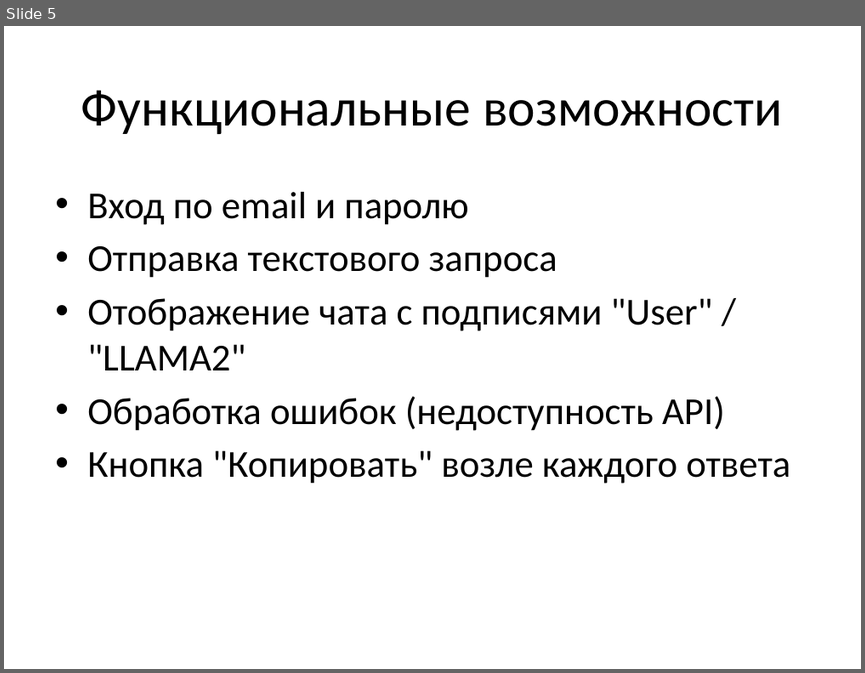
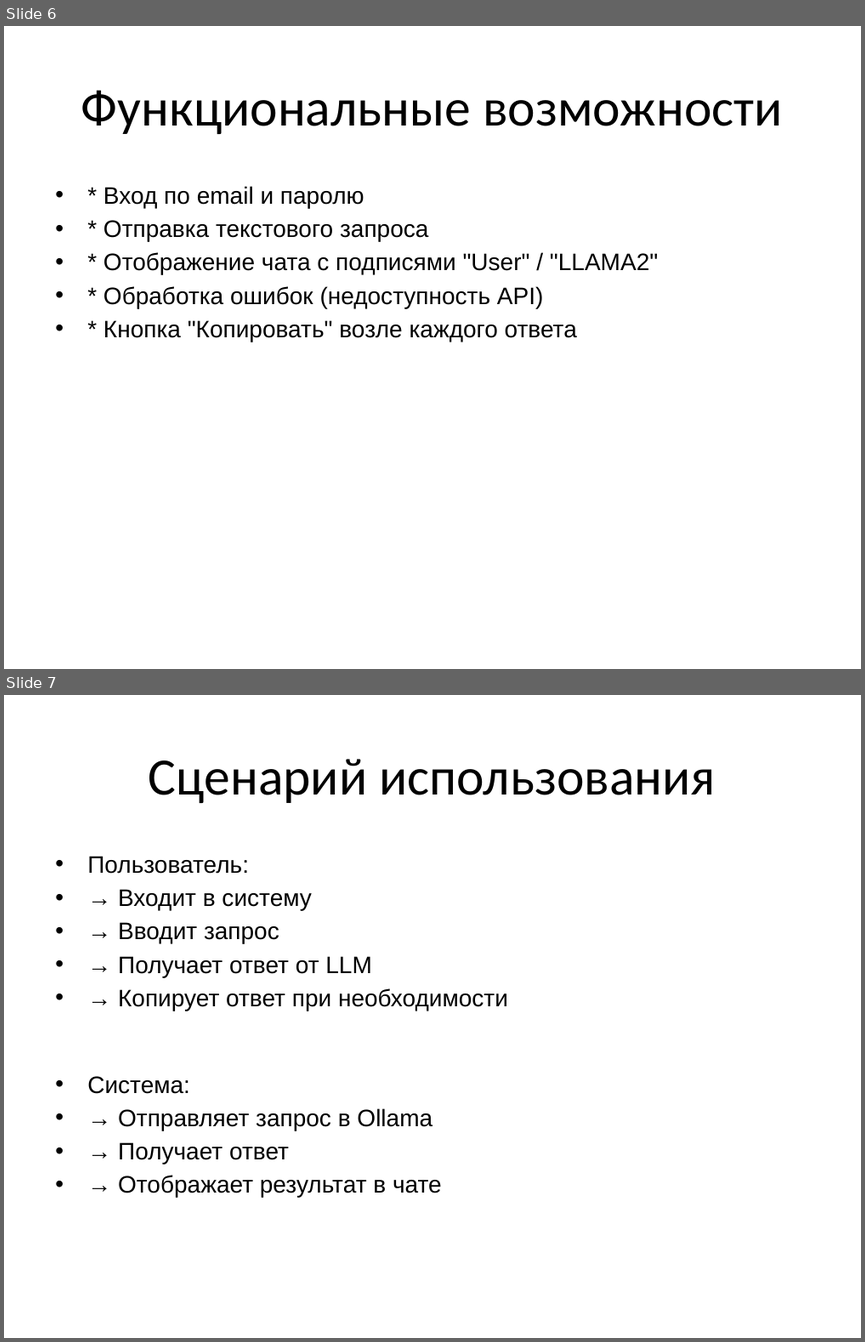
Before and after one commit to Pineson86/ui_ollama, a slide deck: presentation.pptx. Shown one above the other, each under a label of ours: slide 5 before the commit, slides 6 and 7 after it. The pictures are 865x673 and 865x1342 pixels, drawn with LibreOffice and Linux fonts; fonts in the diff are those of the drawing. Boxes give left, top, right and bottom in pixels: in the first picture for what was removed or moved away, otherwise in the second. Text is boxed around its words. In the diff, an @@ line names an element or a change of style, - is before the commit and + after.

```diff
--- a/presentation.pptx
+++ b/presentation.pptx
@@ slide 7 added at box(4, 695, 861, 1338), background #FFFFFF @@
@@ title added at box(148, 759, 715, 803), 44 pt, text #000000 @@
+Сценарий использования
@@ text added at box(87, 856, 508, 1197), 20 pt, text #000000 @@
+• Пользователь:
+• → Входит в систему
+• → Вводит запрос
+• → Получает ответ от LLM
+• → Копирует ответ при необходимости
+• Система:
+• → Отправляет запрос в Ollama
+• → Получает ответ
+• → Отображает результат в чате
@@ what was slide 5 is now slide 6 @@
@@ slide 6 changed as well @@
@@ text at box(103, 186, 658, 341): text changed; size 32 to 20 pt; font Calibri to Arial @@
-• Вход по email и паролю
-• Отправка текстового запроса
-• Отображение чата с подписями "User" / "LLAMA2"
-• Обработка ошибок (недоступность API)
-• Кнопка "Копировать" возле каждого ответа
+• * Вход по email и паролю
+• * Отправка текстового запроса
+• * Отображение чата с подписями "User" / "LLAMA2"
+• * Обработка ошибок (недоступность API)
+• * Кнопка "Копировать" возле каждого ответа
```
Also in this commit, not shown: 4 other slides changed, 3 other slides added, 1 other file.
